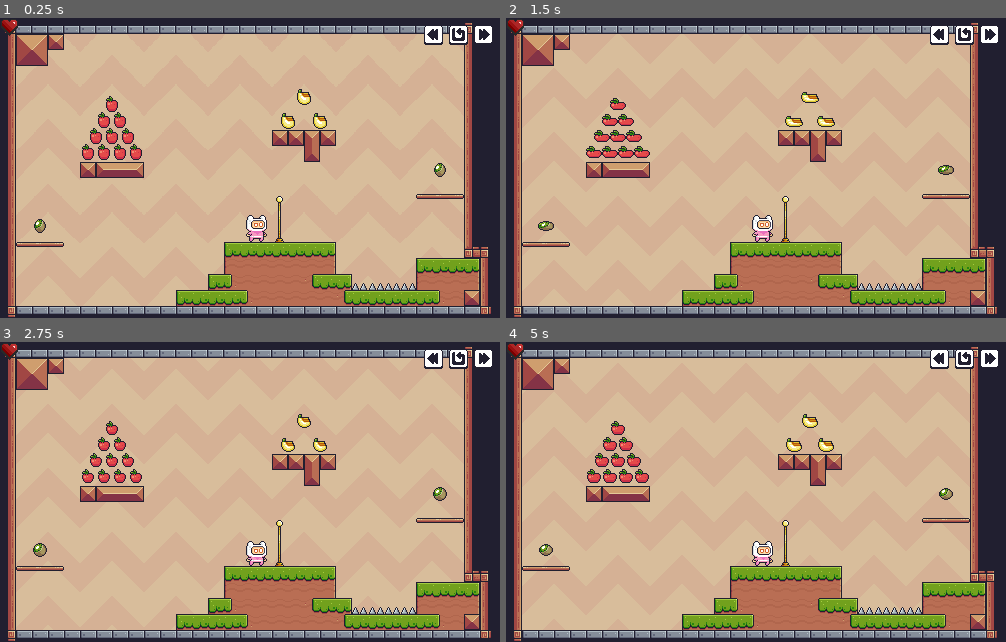
Above: before the commit, frames 1-4 (two rows, left to right).
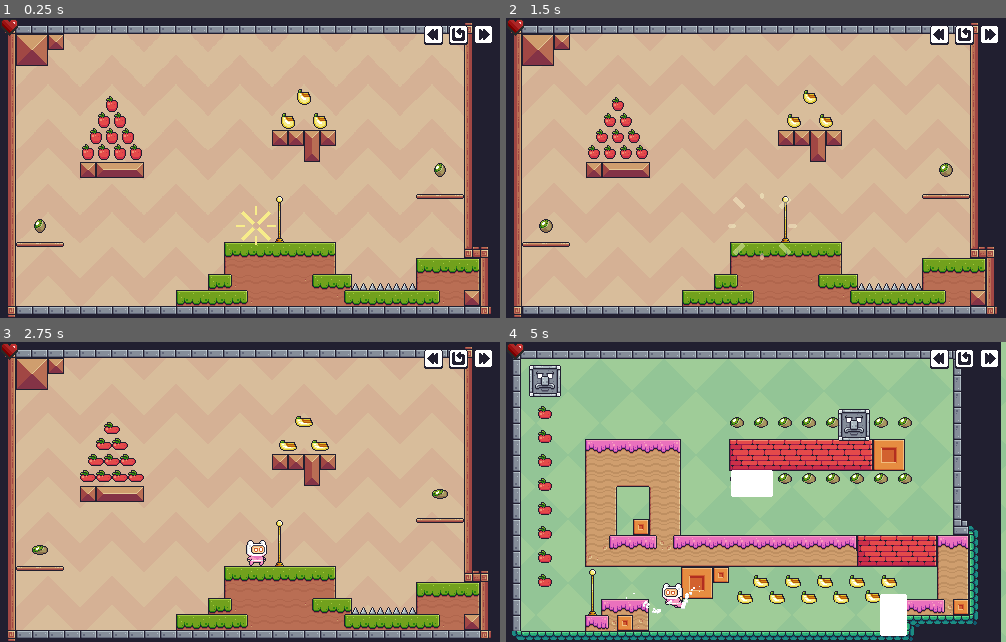
Above: after the commit, the same moments.

Repository: Javi-CD/godot4-platformer2D
Game: Godot game, scene res://src/scenes/game/game.tscn
Same seed, same stepped clock (60 frames per second), same inputs: the game is played once before the commit and once after it.
Inputs (mouse positions are in pixels of both pictures, inside the frame that each line leads up to):
- Up to frame 1 (0.25 s): no input
- Up to frame 2 (1.5 s): click (966, 42) at 0.5 s; click (966, 42) at 1.25 s
- Up to frame 3 (2.75 s): click (460, 366) at 2 s
- Up to frame 4 (5 s): click (991, 366) at 2.75 s; click (991, 366) at 3.5 s; hold D (right) from 4.28 s (still down); tap Space (jump) at 4.52 s

The runs differ from the first frame. In frame 1, 0.4% of the frame differs, in the area x 47-56%, y 62-76%; in frame 2, 1.6%; in frame 3, 1.2%; in frame 4, 89%, in the area x 1-100%, y 0-100%.
Error before the commit: Parse Error: Class "SoundManager" hides an autoload singleton. (res://src/scenes/autoload/sound_manager.gd:1)

Commit message:
fix(audio): remove class_name declaration to avoid conflict with Autoload singleton

Diff:
--- a/src/scenes/autoload/sound_manager.gd
+++ b/src/scenes/autoload/sound_manager.gd
@@ -1,4 +1,3 @@
-class_name SoundManager
 extends Node
 
 
